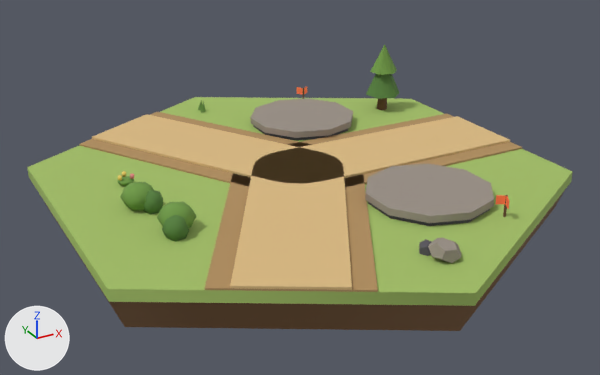
Two versions of the glTF model assets/tiles/tile_battleFork.glb, one commit apart.
Camera for both pictures: a camera (50 mm lens) standing at (-1.356, -2.478, 1.165) and looking at (-0.027, -0.062, -0.043). Lighting does not change. The marker at lower left points along +X, +Y and +Z. The older version comes first. Where no turn or scale is listed for an object, it has been applied to the vertices. Vertices at exactly the same position are counted once.

The first picture shows 'deco_bush_0_a', 'deco_bush_0_b', 'deco_bush_5_a', 'deco_bush_5_b', 'deco_stone_2_a', 'deco_stone_2_b', 'deco_tree_3_crown', 'deco_tree_3_crown_b', 'deco_tree_3_trunk', 'ground', 'ground_soil', 'road_surface_0', 'road_surface_2', 'road_surface_4', 'road_verge_0', 'road_verge_2', 'road_verge_4', 'tower_slot_1_plate', 'tower_slot_2_plate' and 8 more.
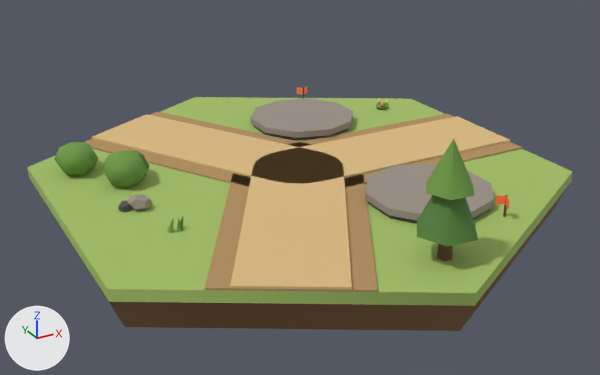
Where the newer file only moved an object's origin or applied its transform, the numbers keep the older frame.

Pixel boxes (x1, y1, x2, y2) of what changed, in the pictures (600 x 375 px):
'deco_tree_3_crown', moved, turned, rescaled
    before: (366, 74, 399, 99)
    after: (417, 195, 478, 246)
'deco_tree_3_crown_b', reshaped (79% wider, 100% taller)
    before: (370, 45, 397, 75)
    after: (426, 139, 475, 200)
'deco_bush_0_a', reshaped (29% wider, 27% taller)
    before: (120, 182, 154, 211)
    after: (103, 150, 147, 187)
'deco_bush_5_a', moved, turned, rescaled
    before: (157, 201, 196, 228)
    after: (54, 142, 98, 175)
'deco_stone_2_a', moved, turned, rescaled
    before: (428, 238, 462, 263)
    after: (128, 194, 152, 211)
'deco_bush_5_b', moved, turned, rescaled (not visible afterwards)
    before: (162, 215, 189, 242)
'deco_bush_0_b', moved, turned, rescaled (mostly hidden afterwards)
    before: (143, 190, 163, 214)
    after: (137, 151, 149, 177)
'deco_tree_3_trunk', reshaped
    before: (377, 98, 387, 110)
    after: (437, 244, 453, 261)
'deco_stone_2_b', moved, turned, rescaled
    before: (419, 239, 431, 256)
    after: (118, 201, 132, 212)

The change, as a list of edits to the scene's bpy script:
```text
Change me_mesh_20:
    remove me_mesh_20.from_pydata(...)  # 28 vertices, 36 faces; spans x -0.0566..0.0566, y -0.0599..0.0599, z -0.0485..0.0485
    add me_mesh_20.from_pydata(...)  # 28 vertices, 36 faces; spans x -0.0541..0.1004, y 0.1326..0.2956, z -0.0504..0.0817
    me_mesh_20 part 1: 28 of 28 vertices moved; they spanned x -0.0566..0.0566, y -0.0599..0.0599, z -0.0485..0.0485 and now span x -0.0541..0.1004, y 0.1326..0.2956, z -0.0504..0.0817; mean shift (0.0269, 0.2052, 0.0125)
Change me_mesh_21:
    remove me_mesh_21.from_pydata(...)  # 24 vertices, 30 faces; spans x -0.0404..0.0418, y -0.0363..0.0433, z -0.0433..0.0433
    add me_mesh_21.from_pydata(...)  # 24 vertices, 30 faces; spans x -0.0219..0.0889, y 0.2481..0.359, z -0.048..0.0699
    me_mesh_21 part 2: the whole mesh is turned 101.7 degrees about the z axis through its middle and scaled by 1.36, then moved by (0.0309, 0.3028, 0.011)
Change me_mesh_26:
    remove me_mesh_26.from_pydata(...)  # 20 vertices, 36 faces; spans x -0.0472..0.0472, y -0.0477..0.0477, z -0.0367..0.0367
    add me_mesh_26.from_pydata(...)  # 20 vertices, 36 faces; spans x -0.709..-0.6277, y 0.7166..0.7976, z -0.0341..0.025
    me_mesh_26 part 3: the whole mesh is turned 52.8 degrees about the z axis through its middle and scaled by 0.804, then moved by (-0.6684, 0.7571, -0.0046)
Change me_mesh_27:
    remove me_mesh_27.from_pydata(...)  # 20 vertices, 36 faces; spans x -0.0272..0.0272, y -0.0273..0.0273, z -0.0272..0.0272
    add me_mesh_27.from_pydata(...)  # 20 vertices, 36 faces; spans x -0.7127..-0.6679, y 0.6954..0.7353, z -0.0219..0.0219
    me_mesh_27 part 4: the whole mesh is turned 52.8 degrees about the z axis through its middle and scaled by 0.804, then moved by (-0.6903, 0.7154, 0.0)
Change me_mesh_28:
    remove me_mesh_28.from_pydata(...)  # 14 vertices, 20 faces; spans x -0.0225..0.0231, y -0.02..0.024, z -0.0428..0.0428
    add me_mesh_28.from_pydata(...)  # 14 vertices, 20 faces; spans x -0.6397..-0.594, y -1.2602..-1.2168, z -0.0428..0.0665
    me_mesh_28 part 5: 14 of 14 vertices moved; they spanned x -0.0225..0.0231, y -0.02..0.024, z -0.0428..0.0428 and now span x -0.6397..-0.594, y -1.2602..-1.2168, z -0.0428..0.0665; mean shift (-0.6158, -1.2442, 0.0119)
Change me_mesh_29:
    remove me_mesh_29.from_pydata(...)  # 9 vertices, 12 faces; spans x -0.072..0.072, y -0.076..0.076, z -0.086..0.086
    add me_mesh_29.from_pydata(...)  # 9 vertices, 12 faces; spans x -0.715..-0.519, y -1.33..-1.151, z -0.067..0.152
    me_mesh_29 part 6: the whole mesh is turned 74.6 degrees about the z axis through its middle and scaled by 1.28, then moved by (-0.617, -1.241, 0.043)
Change me_mesh_30:
    remove me_mesh_30.from_pydata(...)  # 9 vertices, 12 faces; spans x -0.0561..0.0561, y -0.059..0.059, z -0.0599..0.0599
    add me_mesh_30.from_pydata(...)  # 9 vertices, 12 faces; spans x -0.6929..-0.5408, y -1.3106..-1.171, z -0.0124..0.1406
    me_mesh_30 part 7
    me_mesh_30.vertices[0].co: (0.0, 0.0, 0.0599) -> (-0.6168, -1.2408, 0.1406)  # pixel (384, 44) -> pixel (453, 138)
    me_mesh_30.vertices[1].co: (-0.0561, 0.0209, -0.0599) -> (-0.6616, -1.3028, -0.0124)  # pixel (370, 71) -> pixel (450, 200)
    me_mesh_30.vertices[2].co: (-0.0461, -0.0382, -0.0599) -> (-0.5855, -1.3106, -0.0124)  # pixel (379, 74) -> pixel (474, 195)
    me_mesh_30.vertices[3].co: (0.01, -0.059, -0.0599) -> (-0.5408, -1.2485, -0.0124)  # pixel (393, 74) -> pixel (472, 184)
    me_mesh_30.vertices[4].co: (0.0561, -0.0209, -0.0599) -> (-0.5721, -1.1788, -0.0124)  # pixel (396, 70) -> not seen
    me_mesh_30.vertices[5].co: (0.0461, 0.0382, -0.0599) -> (-0.6482, -1.171, -0.0124)  # not seen -> pixel (425, 182)
    me_mesh_30.vertices[6].co: (-0.01, 0.059, -0.0599) -> (-0.6929, -1.233, -0.0124)  # not seen -> pixel (426, 193)
    me_mesh_30.vertices[7].co: (-0.0561, 0.0209, -0.0599) -> (-0.6616, -1.3028, -0.0124)  # pixel (370, 71) -> pixel (450, 200)
    me_mesh_30.vertices[8].co: (0.0, 0.0, -0.0599) -> (-0.6168, -1.2408, -0.0124)
Change me_mesh_34:
    remove me_mesh_34.from_pydata(...)  # 28 vertices, 36 faces; spans x -0.0563..0.0563, y -0.0608..0.0608, z -0.049..0.049
    add me_mesh_34.from_pydata(...)  # 28 vertices, 36 faces; spans x -0.2206..-0.0778, y 0.5286..0.6845, z -0.0505..0.0749
    me_mesh_34 part 8: the whole mesh is turned 178.8 degrees about the z axis through its middle and scaled by 1.28, then moved by (-0.1492, 0.6066, 0.0122)
Change me_mesh_35:
    remove me_mesh_35.from_pydata(...)  # 24 vertices, 30 faces; spans x -0.0429..0.0396, y -0.0382..0.0434, z -0.0437..0.0437
    add me_mesh_35.from_pydata(...)  # 24 vertices, 30 faces; spans x -0.1519..-0.046, y 0.6565..0.7606, z -0.0474..0.0645
    me_mesh_35 part 9: the whole mesh is turned 178.8 degrees about the z axis through its middle and scaled by 1.28, then moved by (-0.097, 0.7063, 0.0086)
```
